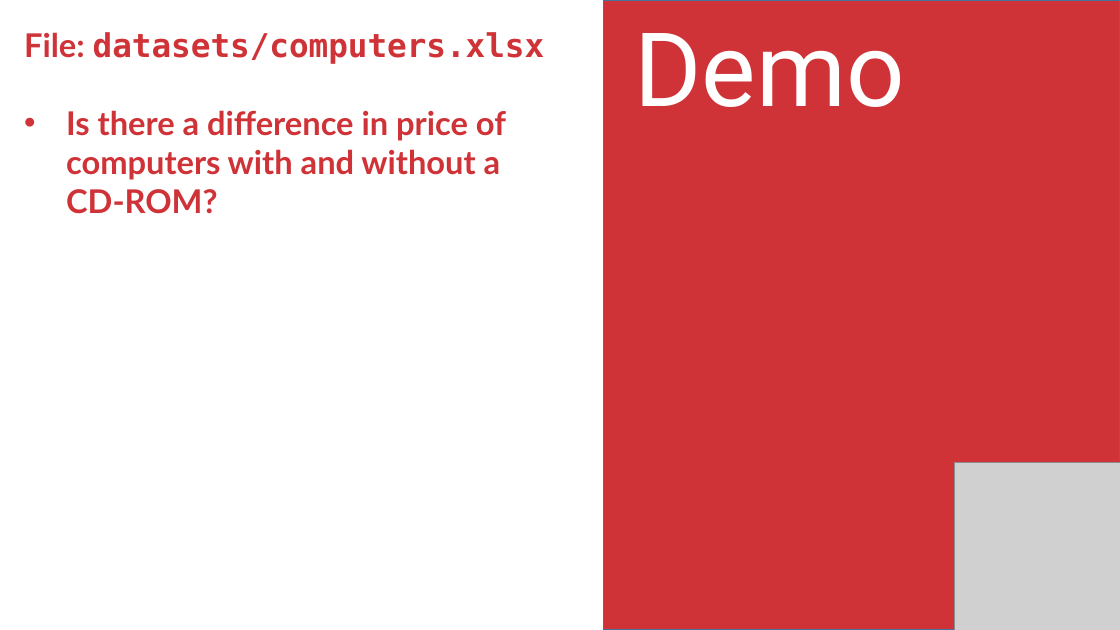
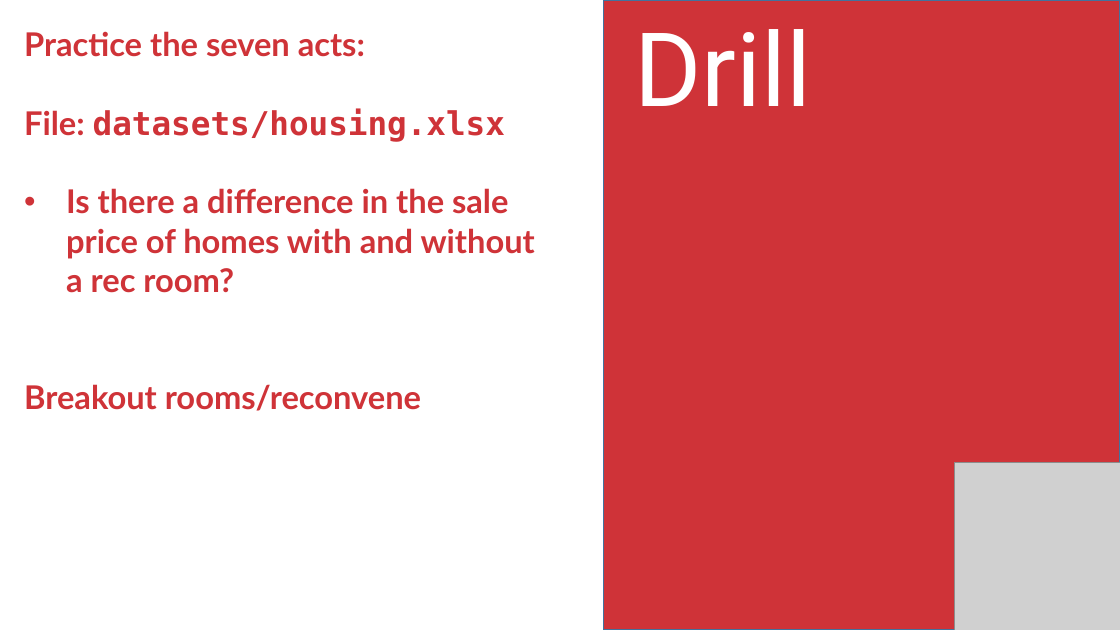
Before and after one commit to stringfestdata/aina-foundations-of-analytics, a slide deck: slide 38 of aina-foundations-of-analytics.pptx (slide 31 before the commit). Drawn at 1120x630 pixels with LibreOffice and Linux fonts; fonts in the diff are those of the drawing; grey boxes stand for pictures. Boxes give left, top, right and bottom in pixels: in the first picture for what was removed or moved away, otherwise in the second. Text is boxed around its words. In the diff, an @@ line names an element or a change of style, - is before the commit and + after.

```diff
--- a/aina-foundations-of-analytics.pptx
+++ b/aina-foundations-of-analytics.pptx
@@ text at box(634, 29, 811, 106): text changed @@
-Demo
+Drill
@@ text at box(24, 31, 535, 411): text changed @@
-File: datasets/computers.xlsx
-• Is there a difference in price of computers with and without a CD-ROM?
+Practice the seven acts:
+File: datasets/housing.xlsx
+• Is there a difference in the sale price of homes with and without a rec room?
+Breakout rooms/reconvene
```
Also in this commit, not shown: 3 other slides changed, 7 slides added, 2 slides removed, 6 other files.
